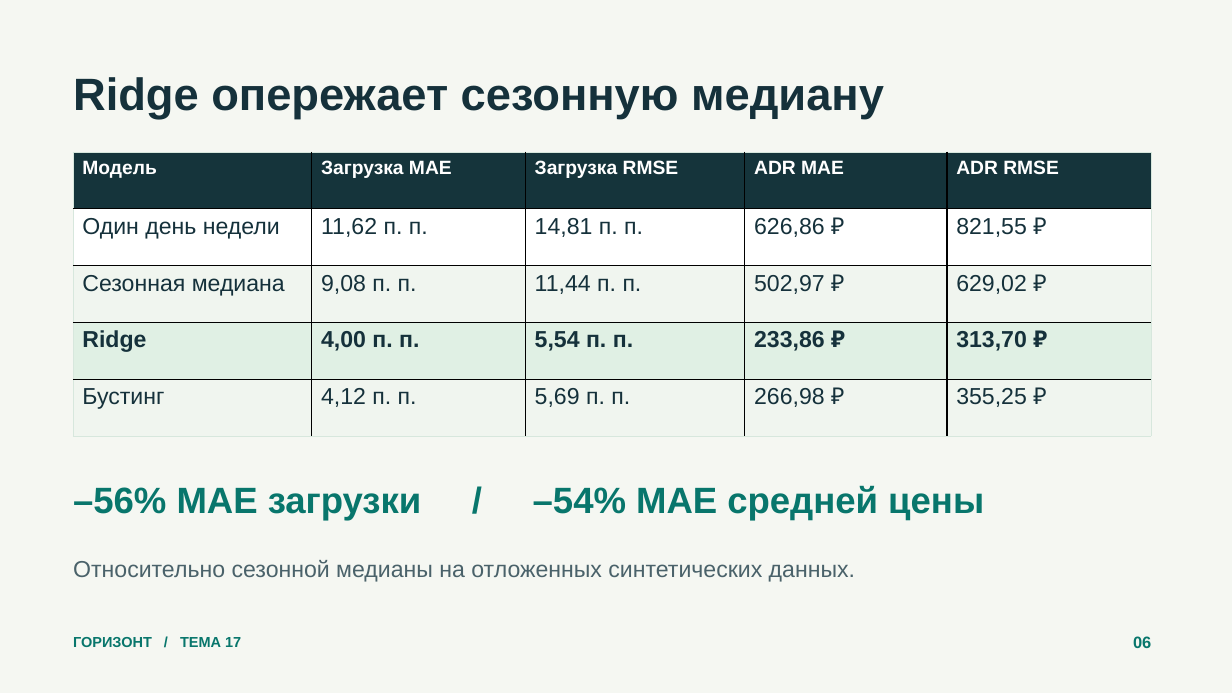
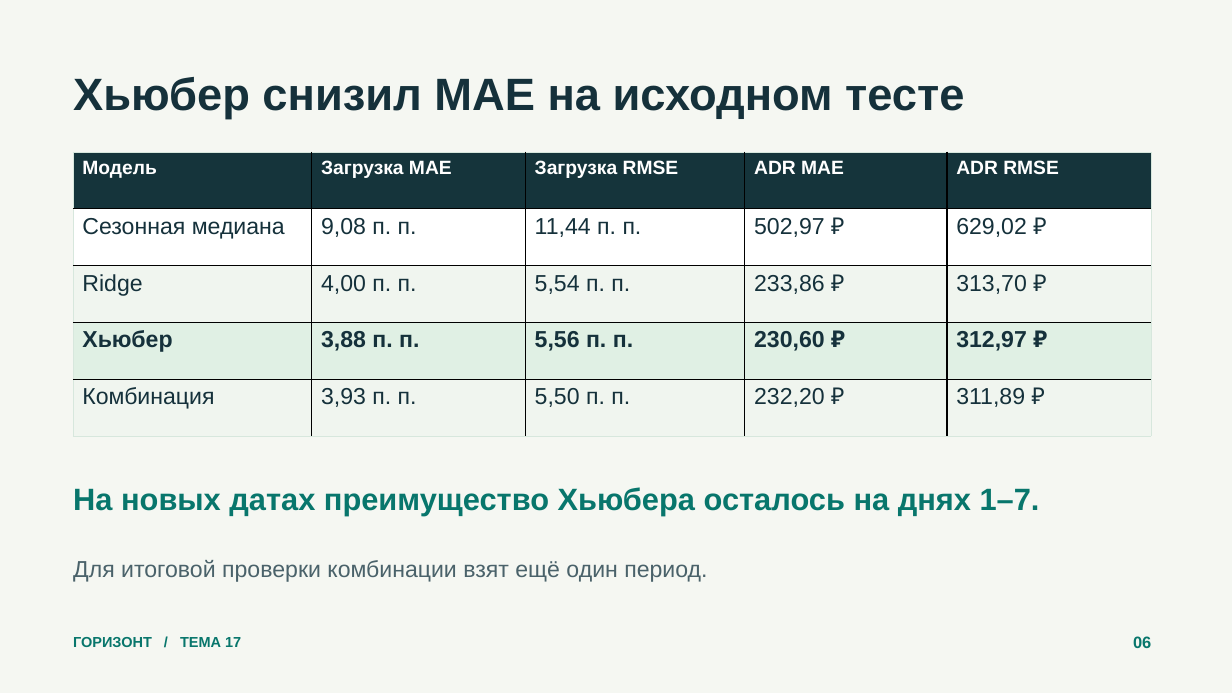
Before and after one commit to ReliqU/HotelForecast, a slide deck: slide 6 of deliverables/Презентация.pptx. Drawn at 1232x693 pixels with LibreOffice and Linux fonts; fonts in the diff are those of the drawing. Boxes give left, top, right and bottom in pixels: in the first picture for what was removed or moved away, otherwise in the second. Text is boxed around its words. In the diff, an @@ line names an element or a change of style, - is before the commit and + after.

```diff
--- a/deliverables/Презентация.pptx
+++ b/deliverables/Презентация.pptx
@@ text at [73, 77, 964, 119]: text changed @@
-Ridge опережает сезонную медиану
+Хьюбер снизил MAE на исходном тесте
@@ table at [73, 152, 1152, 436] @@
-row 2: Один день недели | 11,62 п. п. | 14,81 п. п. | 626,86 ₽ | 821,55 ₽
-row 5: Бустинг | 4,12 п. п. | 5,69 п. п. | 266,98 ₽ | 355,25 ₽
+row 4: Хьюбер | 3,88 п. п. | 5,56 п. п. | 230,60 ₽ | 312,97 ₽
+row 5: Комбинация | 3,93 п. п. | 5,50 п. п. | 232,20 ₽ | 311,89 ₽
@@ text at [73, 487, 1040, 516]: text changed; size 28.5 to 24 pt @@
-–56% MAE загрузки / –54% MAE средней цены
+На новых датах преимущество Хьюбера осталось на днях 1–7.
@@ text at [73, 560, 707, 582]: text changed @@
-Относительно сезонной медианы на отложенных синтетических данных.
+Для итоговой проверки комбинации взят ещё один период.
```
Also in this commit, not shown: 4 other slides changed, 1 slide added, 15 other files.
